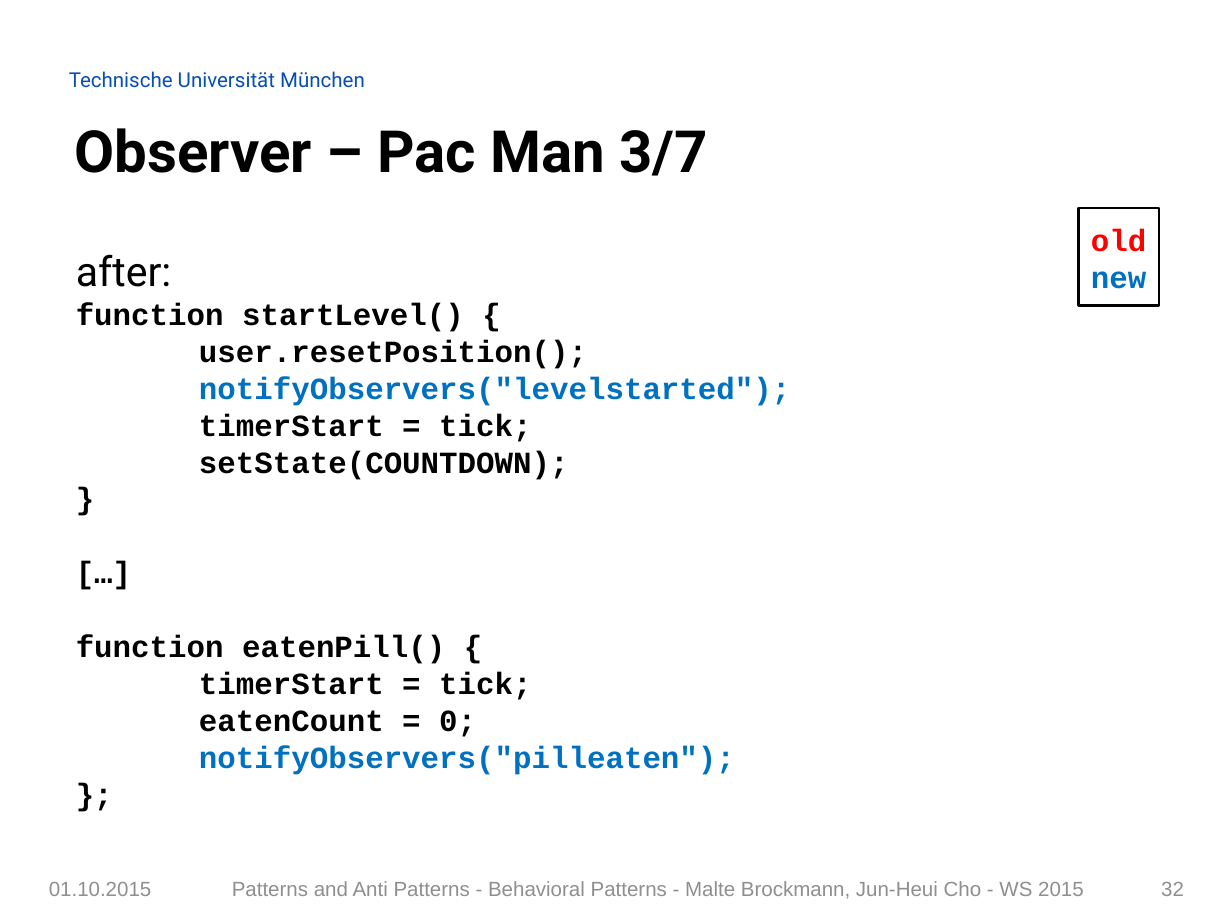
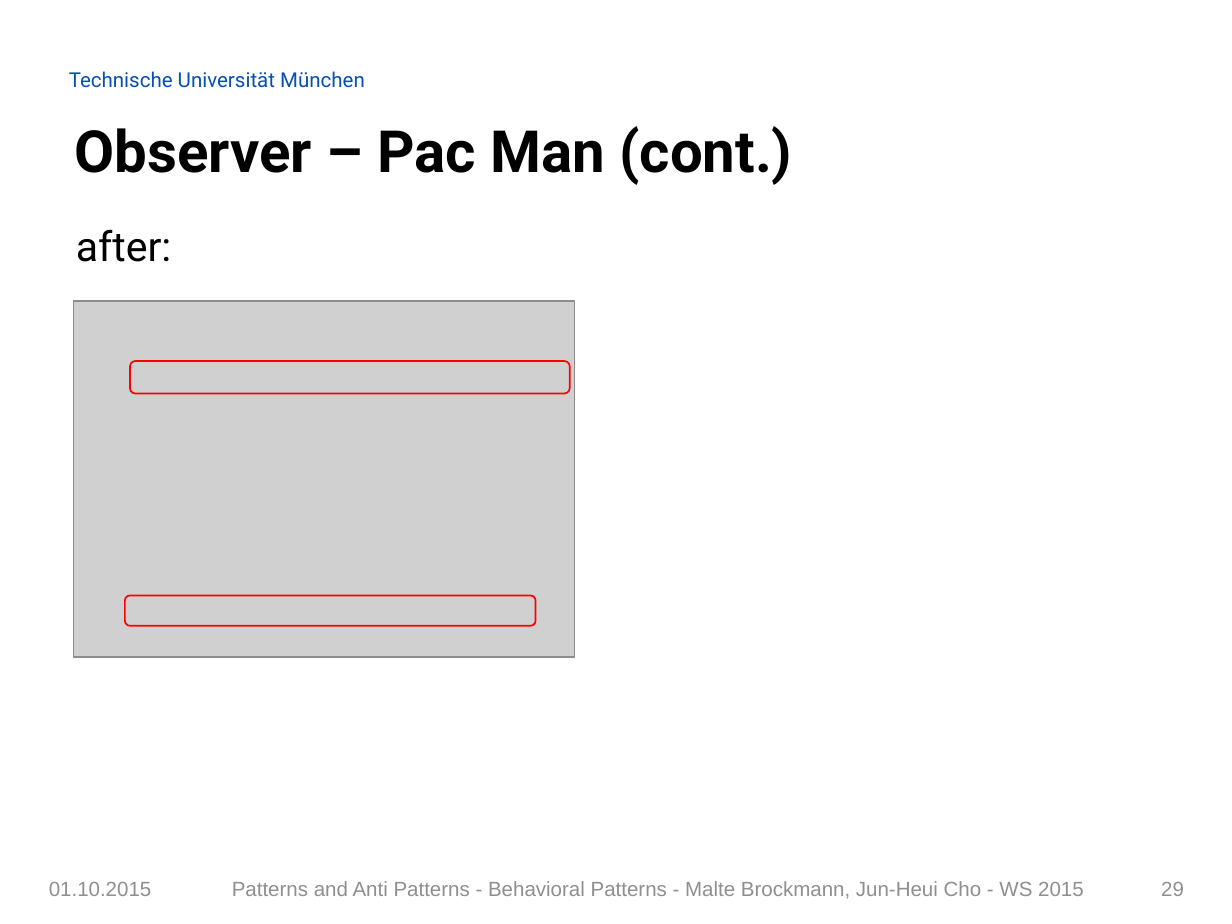
Before and after one commit to Painted6/Behavioral-design-patterns, a slide deck: slide 29 of Behavioral Patterns - JS Patterns and Anti Patterns.pptx (slide 32 before the commit). Drawn at 1232x924 pixels with LibreOffice and Linux fonts; fonts in the diff are those of the drawing; grey boxes stand for pictures; background and template pictures are left out. Boxes give left, top, right and bottom in pixels: in the first picture for what was removed or moved away, otherwise in the second. Text is boxed around its words. In the diff, an @@ line names an element or a change of style, - is before the commit and + after.

```diff
--- a/Behavioral Patterns - JS Patterns and Anti Patterns.pptx
+++ b/Behavioral Patterns - JS Patterns and Anti Patterns.pptx
@@ title at (75, 126, 792, 185): text changed @@
-Observer – Pac Man 3/7
+Observer – Pac Man (cont.)
@@ text "after:" at (76, 229, 172, 262): line spacing 1.5 to 1 @@
@@ rectangle removed at (1079, 208, 1159, 306) @@
-old
-new
@@ picture added at (74, 301, 575, 657) @@
@@ text at (76, 303, 790, 775): paragraphs removed @@
-function startLevel() {
-  user.resetPosition();
-notifyObservers("levelstarted");
-timerStart = tick;
-setState(COUNTDOWN);
-}
-[…]
-function eatenPill() {
-timerStart = tick;
-eatenCount = 0;
-notifyObservers("pilleaten");
-};
@@ rounded rectangle added at (131, 361, 570, 393), outline #FF0000 1 pt @@
@@ rounded rectangle added at (124, 595, 535, 626), outline #FF0000 1 pt @@
@@ page number at (1161, 882, 1184, 896): text changed @@
-32
+29
```
Also in this commit, not shown: 30 other slides changed, 3 slides removed.
